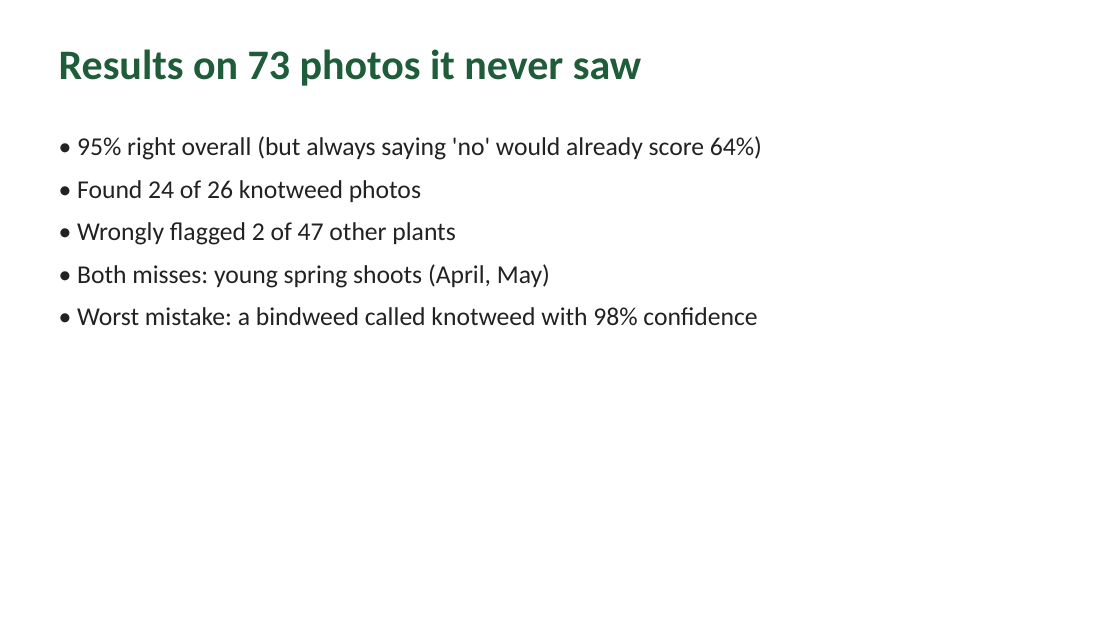
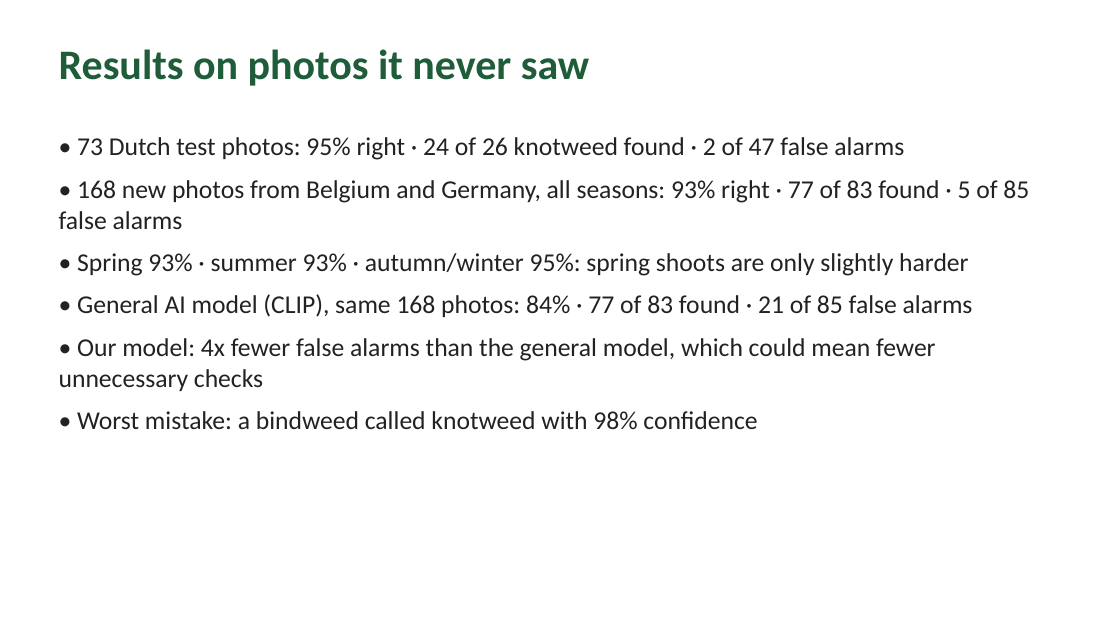
Before and after one commit to tarnoklili/knotweed-checker, a slide deck: slide 6 of slides.pptx. Drawn at 1120x630 pixels with LibreOffice and Linux fonts; fonts in the diff are those of the drawing. Boxes give left, top, right and bottom in pixels: in the first picture for what was removed or moved away, otherwise in the second. Text is boxed around its words. In the diff, an @@ line names an element or a change of style, - is before the commit and + after.

Commit message:
Second test on 168 Belgian/German photos by season, CLIP baseline comparison

```diff
--- a/slides.pptx
+++ b/slides.pptx
@@ text at box(59, 49, 589, 86): text changed @@
-Results on 73 photos it never saw
+Results on photos it never saw
@@ text at box(59, 137, 1029, 391): text changed @@
-• 95% right overall (but always saying 'no' would already score 64%)
-• Found 24 of 26 knotweed photos
-• Wrongly flagged 2 of 47 other plants
-• Both misses: young spring shoots (April, May)
+• 73 Dutch test photos: 95% right · 24 of 26 knotweed found · 2 of 47 false alarms
+• 168 new photos from Belgium and Germany, all seasons: 93% right · 77 of 83 found · 5 of 85 false alarms
+• Spring 93% · summer 93% · autumn/winter 95%: spring shoots are only slightly harder
+• General AI model (CLIP), same 168 photos: 84% · 77 of 83 found · 21 of 85 false alarms
+• Our model: 4x fewer false alarms than the general model, which could mean fewer unnecessary checks
```
Also in this commit, not shown: 3 other slides changed, 9 other files.
